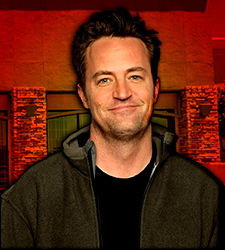
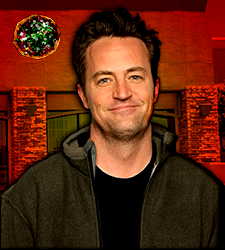
Comparing the layer stacks of the two (225, 250) images. Changes:
added layer "staff_bg_with_pizza" above "staff_bg" over 8, 8, 64, 64
hid "staff_bg" over 8, 8, 64, 64
